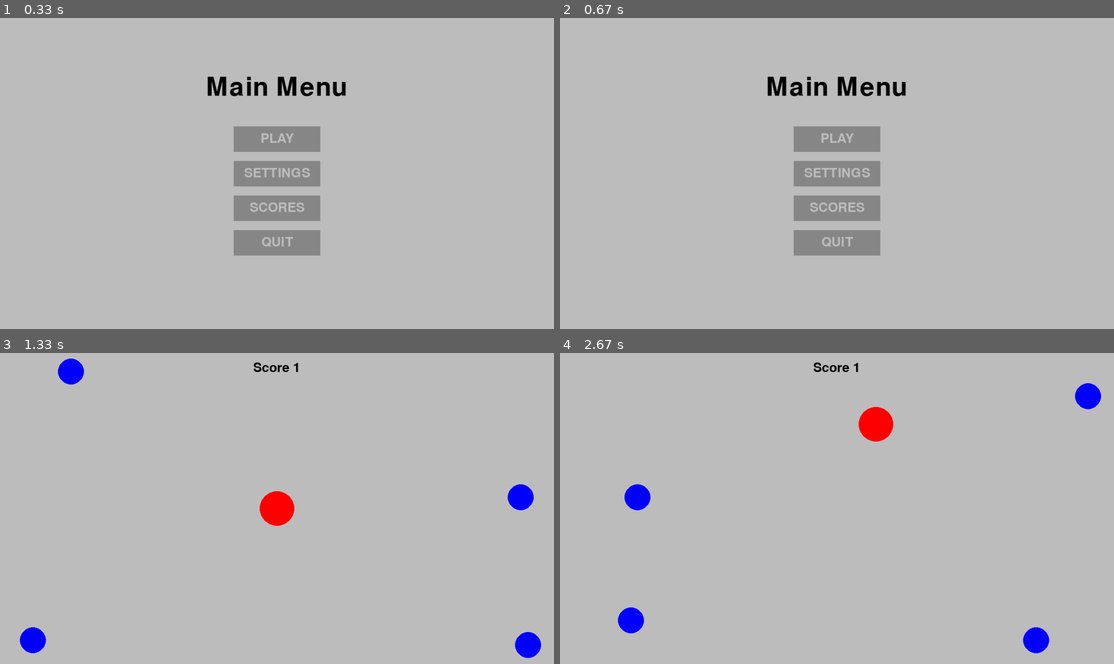
Above: before the commit, frames 1-4 (two rows, left to right).
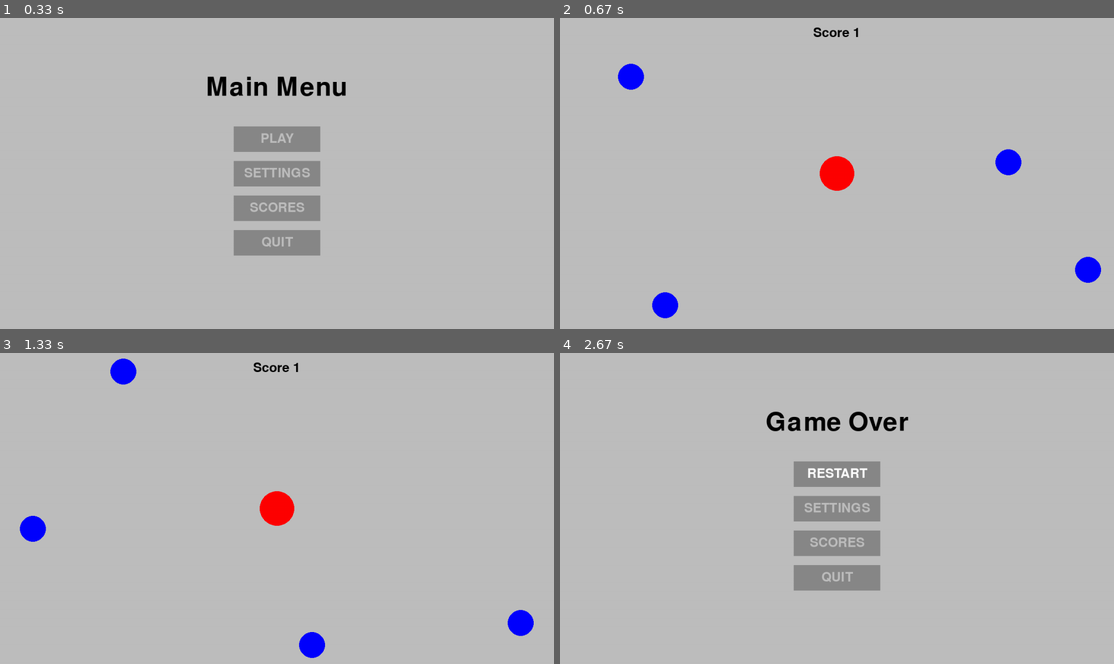
Above: after the commit, the same moments.

Repository: EricNohara/PyGame-Circumventor
Game: pygame game, started from betagame.py
Same seed, same stepped clock (60 frames per second), same inputs: the game is played once before the commit and once after it.
Inputs (mouse positions are in pixels of both pictures, inside the frame that each line leads up to):
- Up to frame 1 (0.33 s): no input
- Up to frame 2 (0.67 s): tap Enter at 0.33 s
- Up to frame 3 (1.33 s): hold Right 0.67-1.13 s; move the mouse to (277, 530) at 0.7 s; click (277, 474) at 1.22 s, where only the run after the commit has a clickable "RESTART"
- Up to frame 4 (2.67 s): hold Up 1.5-1.8 s; tap Right Shift at 1.65 s; hold Right 1.83-2.3 s; hold Left from 2.33 s (still down)

Frame 1 is identical in both runs. In frame 2, 7.0% of the frame differs, in the area x 10-98%, y 2-97%; in frame 3, 2.5%; in frame 4, 7.2%.

Commit message:
Added enter capability to start new game

Diff:
--- a/betagame.py
+++ b/betagame.py
@@ -161,7 +161,10 @@
 
         for event in pg.event.get():
             check_exit_pygame(event)
-            if event.type == pg.MOUSEBUTTONDOWN:
+            if event.type == pg.KEYDOWN:
+                if event.key == pg.K_RETURN:
+                    play()
+            elif event.type == pg.MOUSEBUTTONDOWN:
                 if PLAY_BTN.checkForInput(MOUSE_POS):
                     play()
                 if SETTINGS_BTN.checkForInput(MOUSE_POS):
